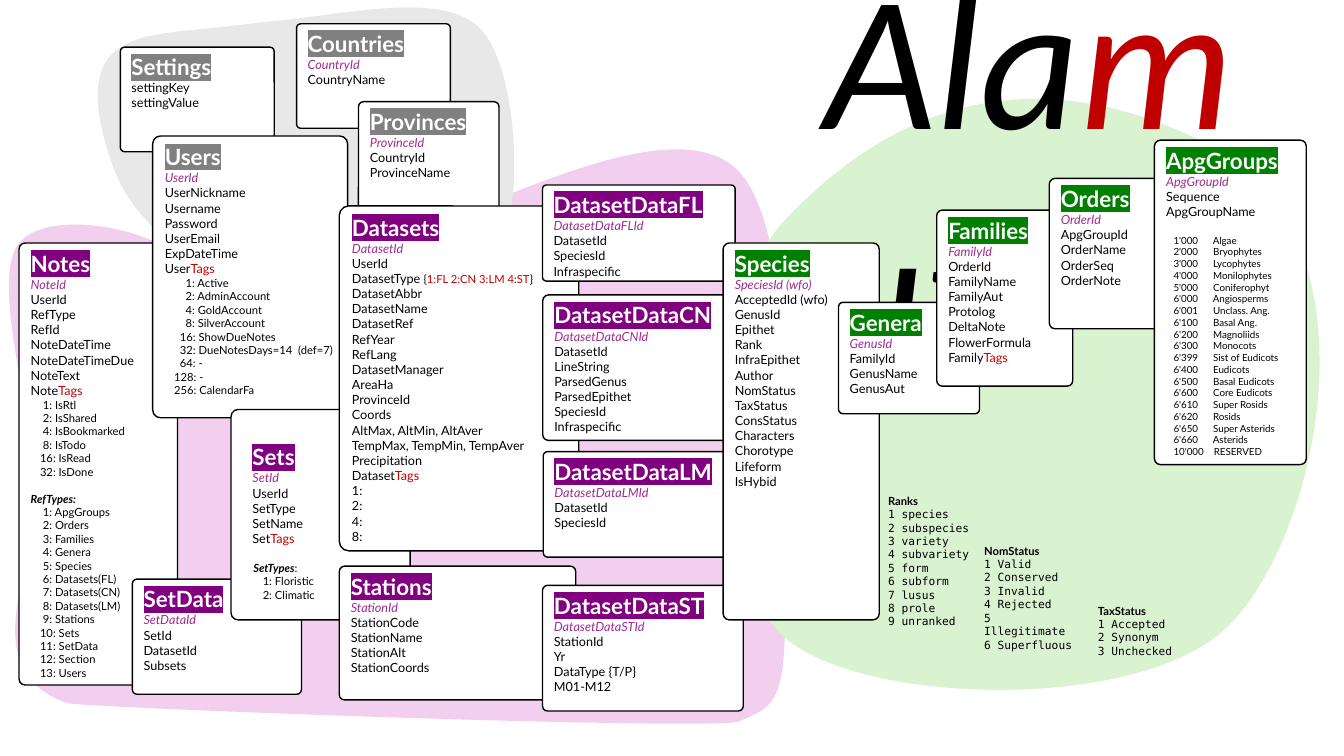
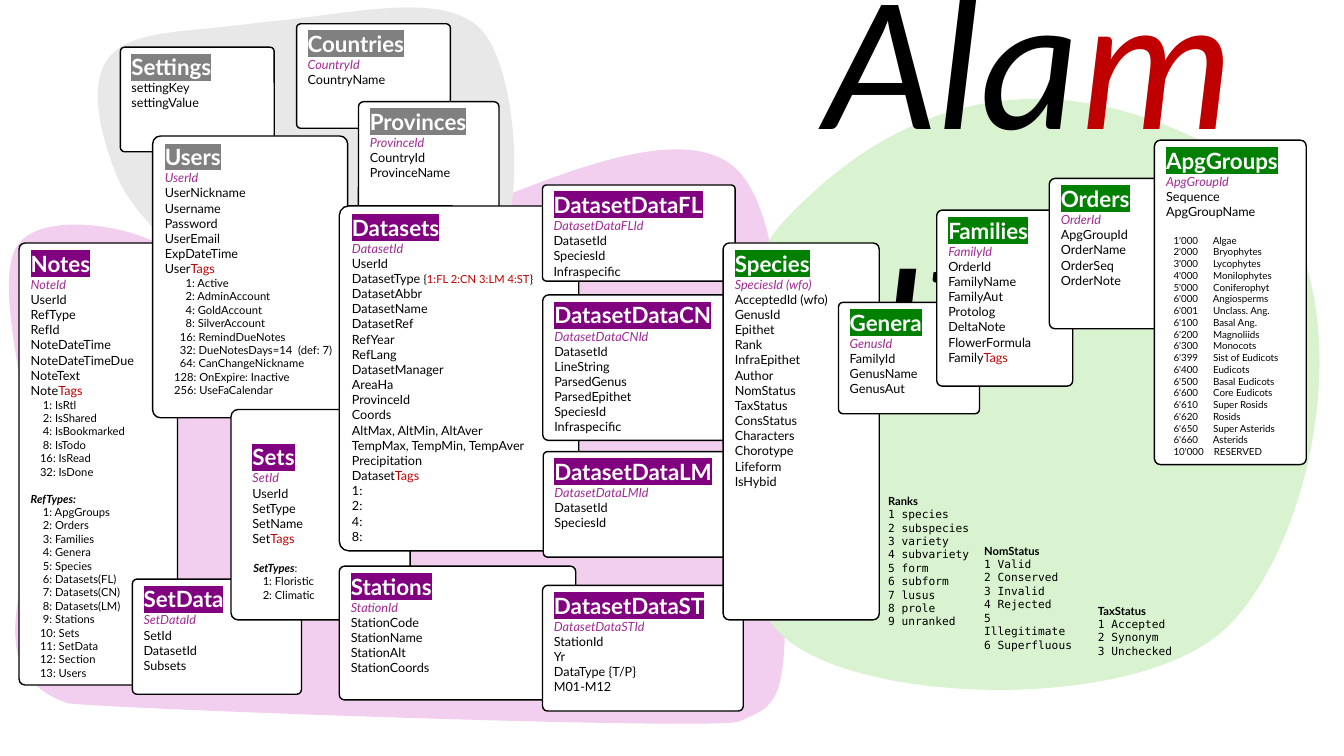
Before and after one commit to msht-ir/Alamutw, a slide deck: slide 1 of AlamutB/.appCatalog/Alamut.pptx. Drawn at 1344x756 pixels with LibreOffice and Linux fonts; fonts in the diff are those of the drawing. Boxes give left, top, right and bottom in pixels: in the first picture for what was removed or moved away, otherwise in the second. Text is boxed around its words. In the diff, an @@ line names an element or a change of style, - is before the commit and + after.

```diff
--- a/AlamutB/.appCatalog/Alamut.pptx
+++ b/AlamutB/.appCatalog/Alamut.pptx
@@ text in rounded rectangle at [174, 332, 332, 394]: text changed @@
-16: ShowDueNotes
-32: DueNotesDays=14 (def=7)
-64: -
-128: -
-256: CalendarFa
+16: RemindDueNotes
+32: DueNotesDays=14 (def: 7)
+64: CanChangeNickname
+128: OnExpire: Inactive
+256: UseFaCalendar
```
Also in this commit, not shown: 1 slide removed, 11 other files.
